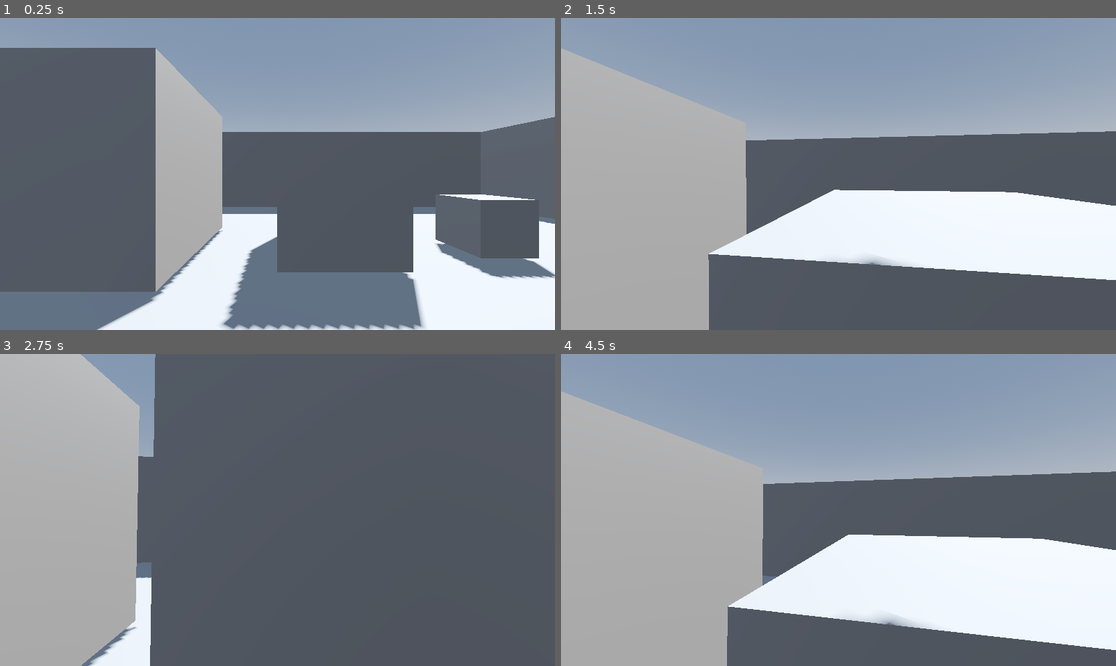
Above: before the commit, frames 1-4 (two rows, left to right).
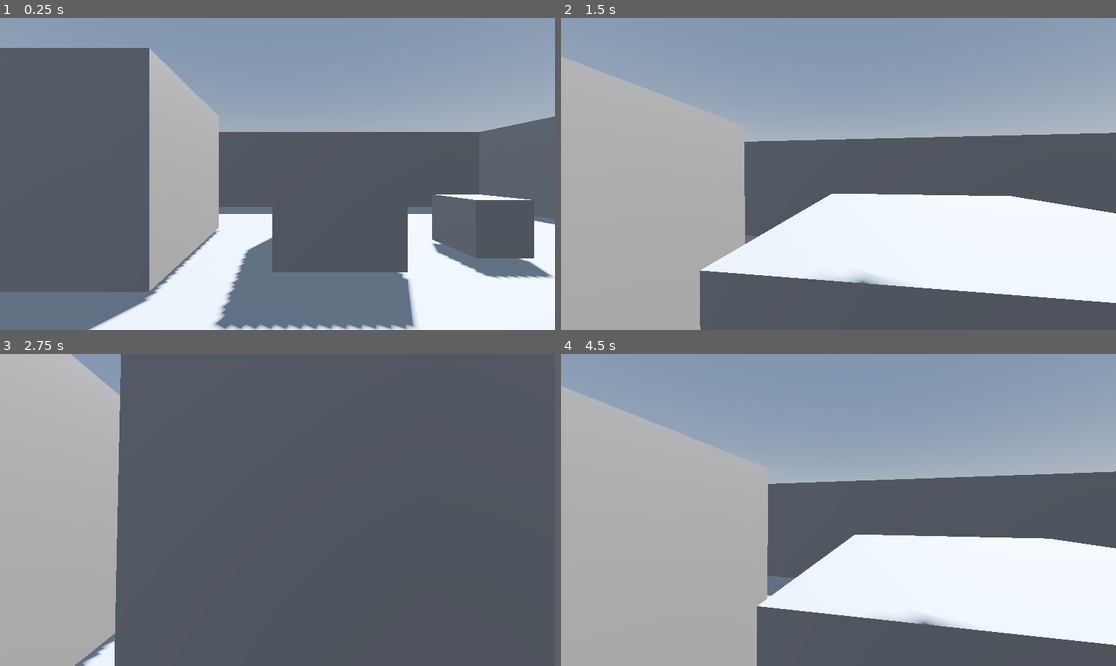
Above: after the commit, the same moments.

Repository: JonathanGzzBen/first-person-character-controller-godot
Game: Godot game, scene res://world.tscn
The game is run twice, just before and just after one commit, with the same random seed, the same clock (stepped at 60 frames per second) and the same inputs.
Inputs (mouse positions are in pixels of both pictures, inside the frame that each line leads up to):
- Up to frame 1 (0.25 s): no input
- Up to frame 2 (1.5 s): tap Enter at 0.5 s; move the mouse to (866, 174) at 0.52 s; hold W (forward) from 0.53 s (still down); tap Space (jump) at 0.77 s; move the mouse to (810, 174) at 1.27 s
- Up to frame 3 (2.75 s): keep holding W (forward); tap Space (jump) at 1.52 s; move the mouse to (288, 503) at 2.02 s
- Up to frame 4 (4.5 s): keep holding W (forward); move the mouse to (832, 516) at 2.77 s; tap Space (jump) at 3.02, 3.77, 4.25 s; move the mouse to (877, 513) at 3.52 s; move the mouse to (794, 506) at 4.27 s

The runs differ from the first frame. In frame 1, 3.9% of the frame differs, in the area x 15-100%, y 9-100%; in frame 2, 7.3%, in the area x 0-100%, y 9-100%; in frame 3, 5.8%; in frame 4, 3.6%.

Commit message:
Add head bob

Diff:
--- a/player.gd
+++ b/player.gd
@@ -4,10 +4,13 @@
 const SPEED = 5.0
 const JUMP_VELOCITY = 4.5
 const CAMERA_SENSITIVITY = 0.0025
+const BOB_FREQ = 2.0
+const BOB_AMP = 0.08
+
+var t_bob: float = 0.0
 
 @onready var head: Node3D = $Head
 @onready var camera: Camera3D = $Head/Camera3D
-
 
 func _ready() -> void:
 	Input.set_mouse_mode(Input.MOUSE_MODE_CAPTURED)
@@ -40,4 +43,15 @@
 		velocity.x = 0.0
 		velocity.z = 0.0
 
+	# Head bob
+	t_bob += delta * velocity.length() * float(is_on_floor())
+	camera.transform.origin = _headbob(t_bob)
+
 	move_and_slide()
+
+func _headbob(time) -> Vector3:
+	var pos = Vector3.ZERO
+	pos.y = sin(time * BOB_FREQ) * BOB_AMP
+	pos.x = cos(time * BOB_FREQ / 2) * BOB_AMP
+
+	return pos
